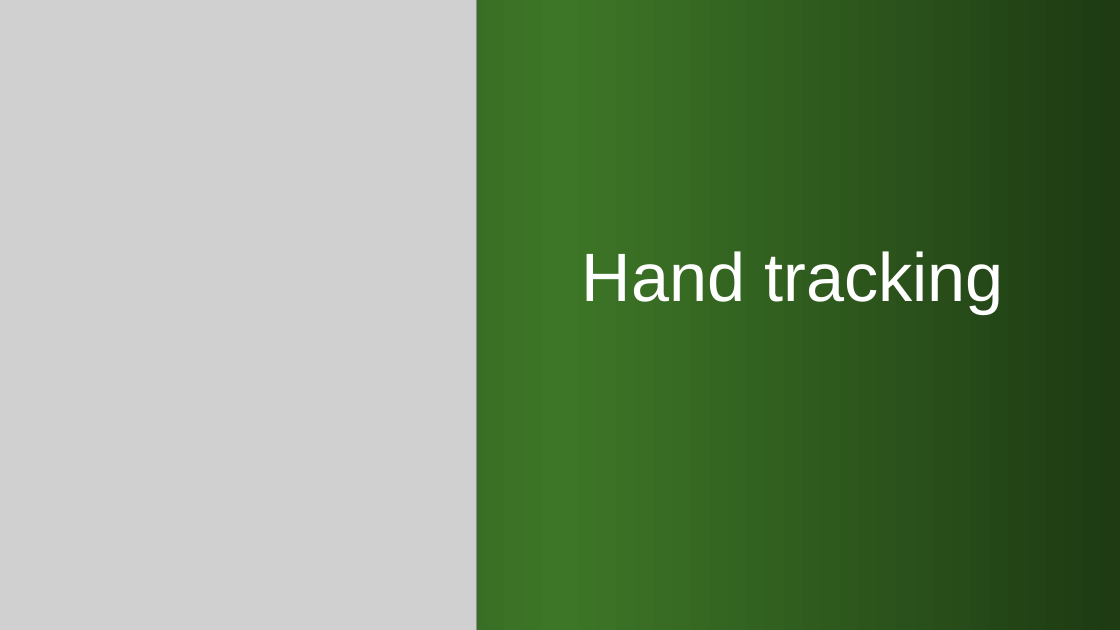
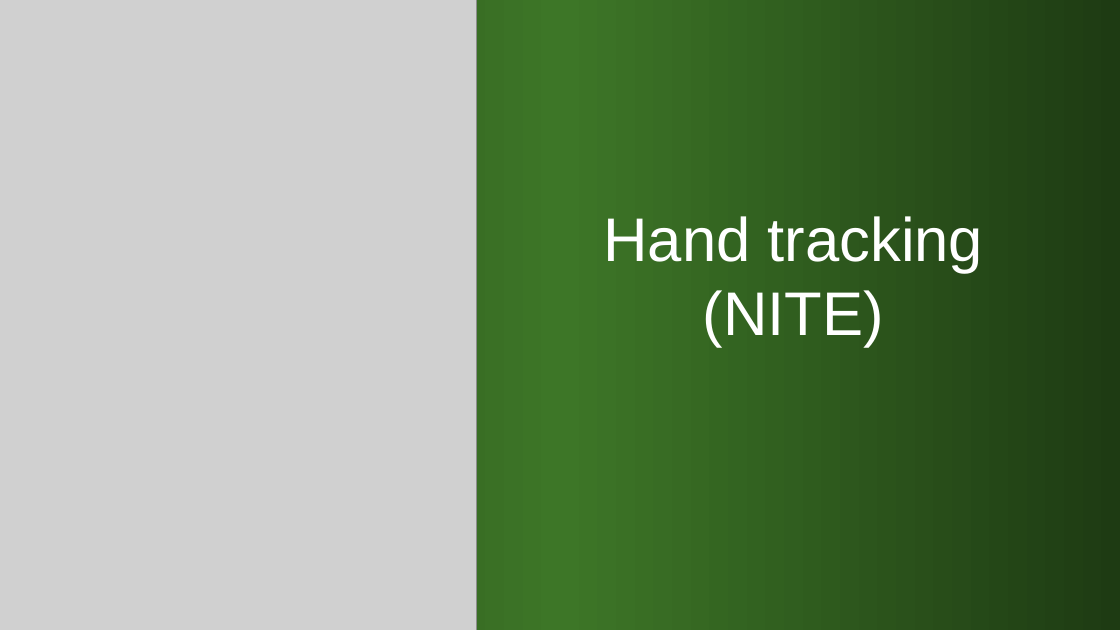
Before and after one commit to kindohm/kinect-nite-dev, a slide deck: slide 14 of slides/KinectDev.pptx (slide 12 before the commit). Drawn at 1120x630 pixels with LibreOffice and Linux fonts; fonts in the diff are those of the drawing; grey boxes stand for pictures. Boxes give left, top, right and bottom in pixels: in the first picture for what was removed or moved away, otherwise in the second. Text is boxed around its words. In the diff, an @@ line names an element or a change of style, - is before the commit and + after.

```diff
--- a/slides/KinectDev.pptx
+++ b/slides/KinectDev.pptx
@@ title at [603,216,984,347]: text changed; size 44 to 39.6 pt @@
-Hand tracking
+Hand tracking
+(NITE)
```
Also in this commit, not shown: 6 other slides changed, 4 slides added, 1 other file.
